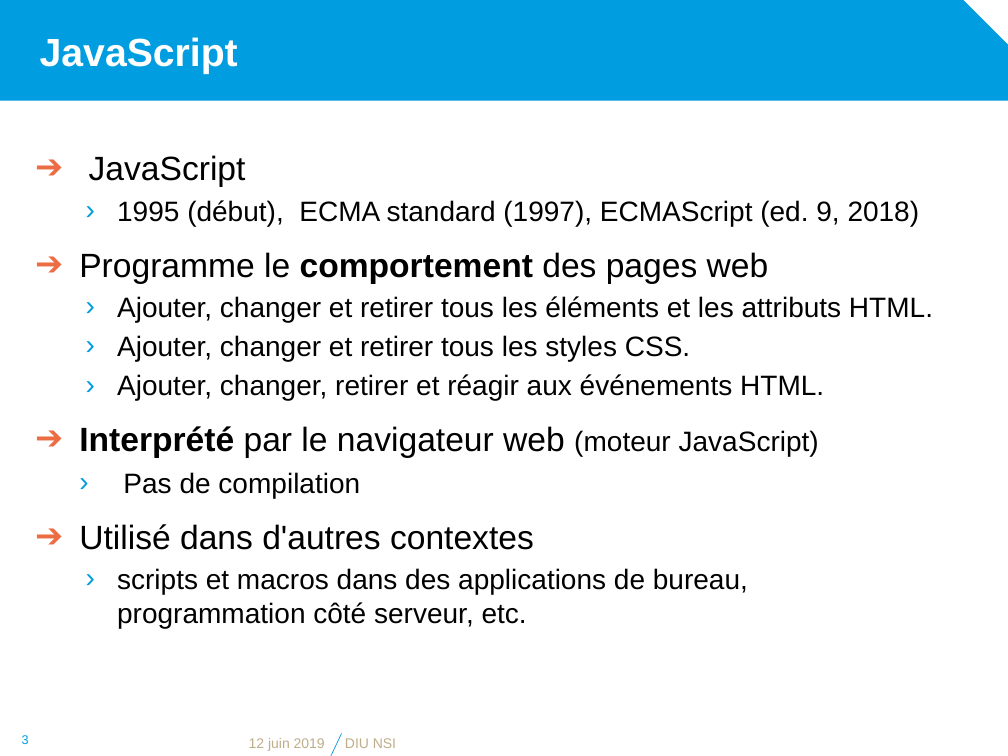
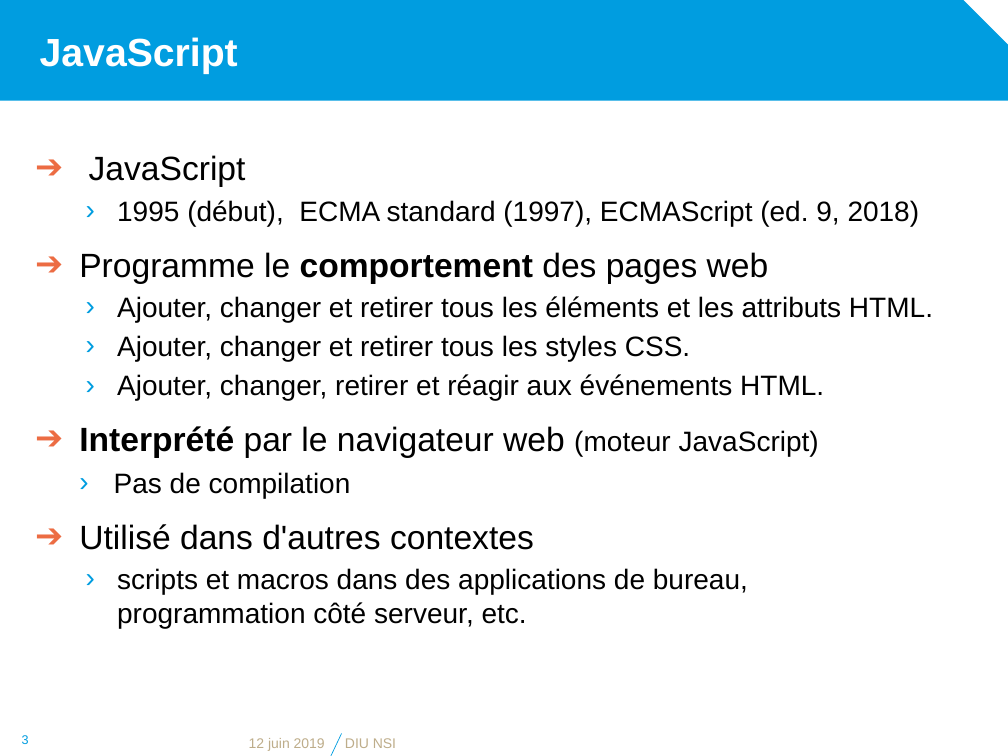
Before and after one commit to diu-uf-bordeaux/bloc1, a slide deck: slide 3 of web/4-JS/JavaScript.pptx. Drawn at 1008x756 pixels with LibreOffice and Linux fonts; fonts in the diff are those of the drawing; background and template pictures are left out. Boxes give left, top, right and bottom in pixels: in the first picture for what was removed or moved away, otherwise in the second. Text is boxed around its words. In the diff, an @@ line names an element or a change of style, - is before the commit and + after.

Commit message:
Typo JavaScript

```diff
--- a/web/4-JS/JavaScript.pptx
+++ b/web/4-JS/JavaScript.pptx
@@ text at (114, 472, 351, 498): indent changed @@
```
Also in this commit, not shown: 1 other slide changed, 1 other file.
